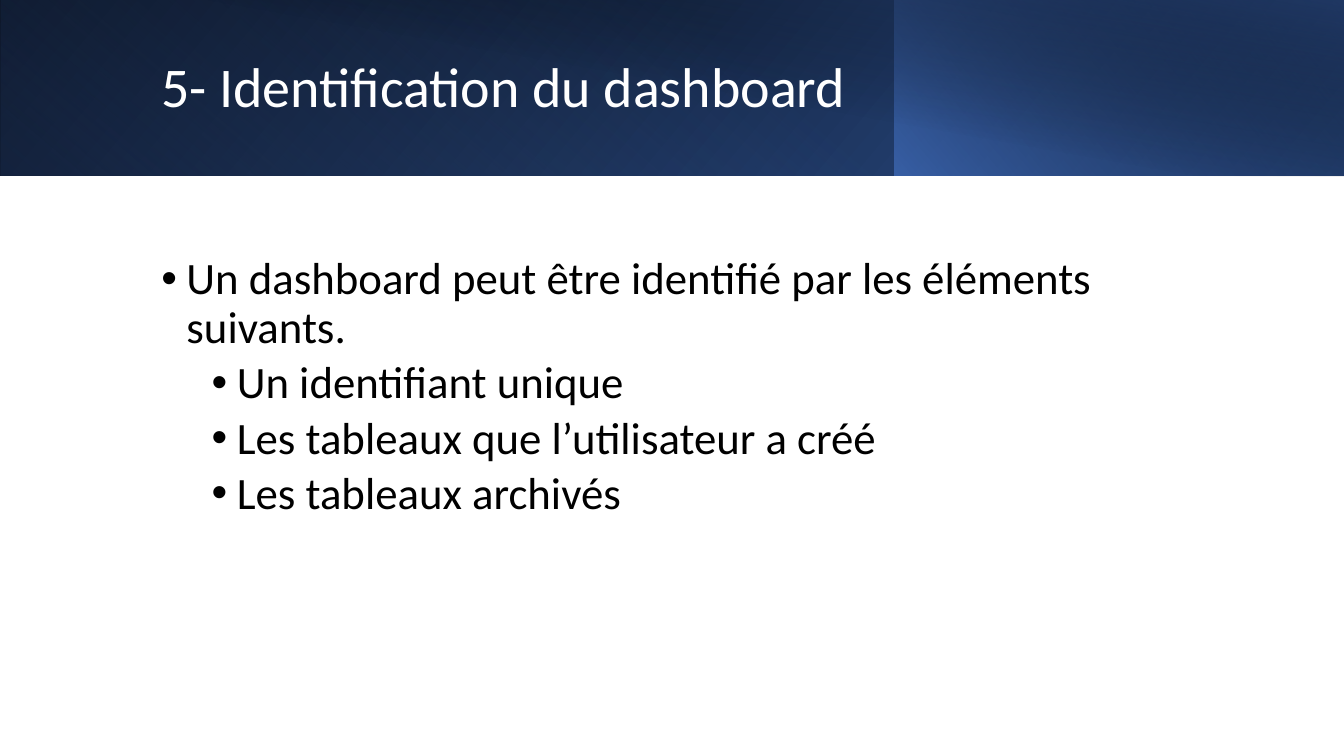
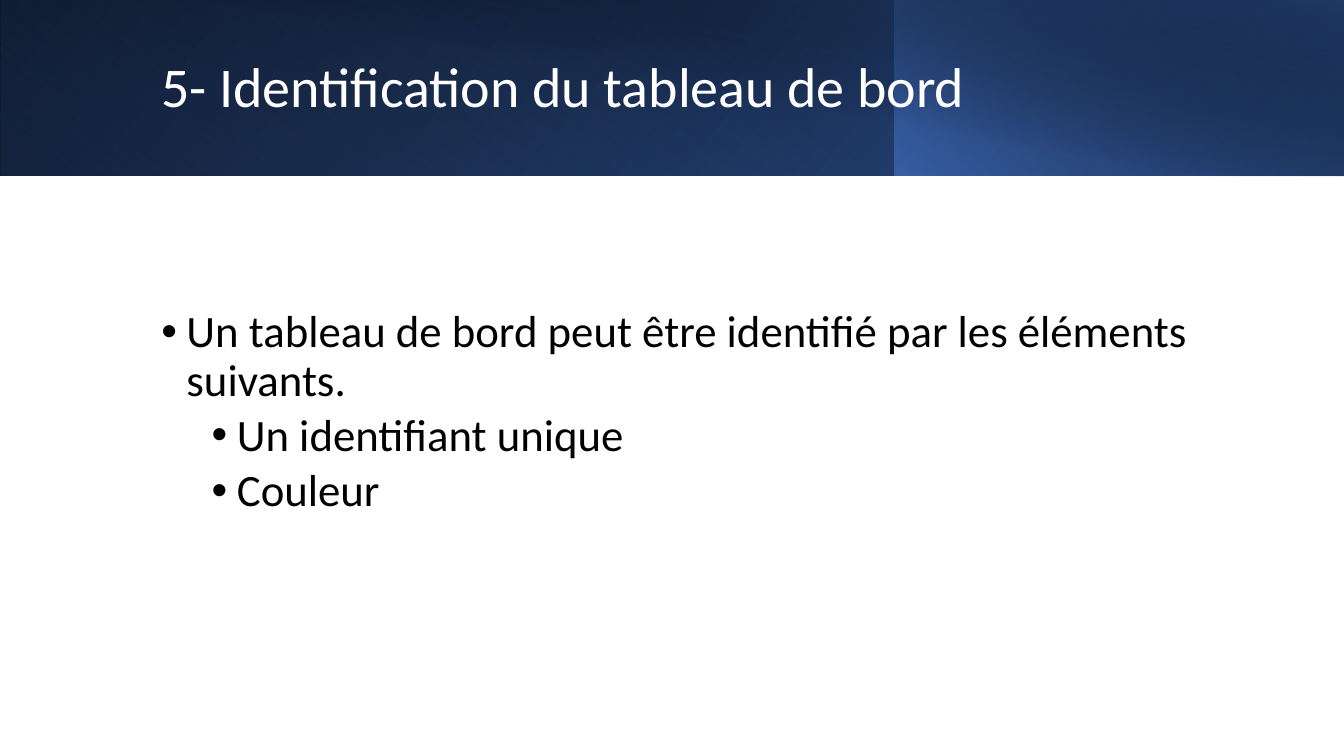
Before and after one commit to mrstph/project-calista, a slide deck: slide 40 of dossier-analyse/dossier-analyse.pptx (slide 39 before the commit). Drawn at 1344x756 pixels with LibreOffice and Linux fonts; fonts in the diff are those of the drawing. Boxes give left, top, right and bottom in pixels: in the first picture for what was removed or moved away, otherwise in the second. Text is boxed around its words. In the diff, an @@ line names an element or a change of style, - is before the commit and + after.

```diff
--- a/dossier-analyse/dossier-analyse.pptx
+++ b/dossier-analyse/dossier-analyse.pptx
@@ title at (x1=161, y1=68, x2=964, y2=108): text changed @@
-5- Identification du dashboard
+5- Identification du tableau de bord
@@ text "Un tableau de bord peut ..." moved from (x1=186, y1=263, x2=1091, y2=510) to (x1=186, y1=316, x2=1187, y2=507) @@
@@ text at (x1=186, y1=316, x2=1187, y2=397): text changed @@
-• Un dashboard peut être identifié par les éléments suivants.
+• Un tableau de bord peut être identifié par les éléments suivants.
@@ text at (x1=237, y1=475, x2=380, y2=507): text changed @@
-  • Les tableaux que l’utilisateur a créé
-  • Les tableaux archivés
+  • Couleur
```
Also in this commit, not shown: 36 other slides changed, 3 slides added, 2 slides removed.
